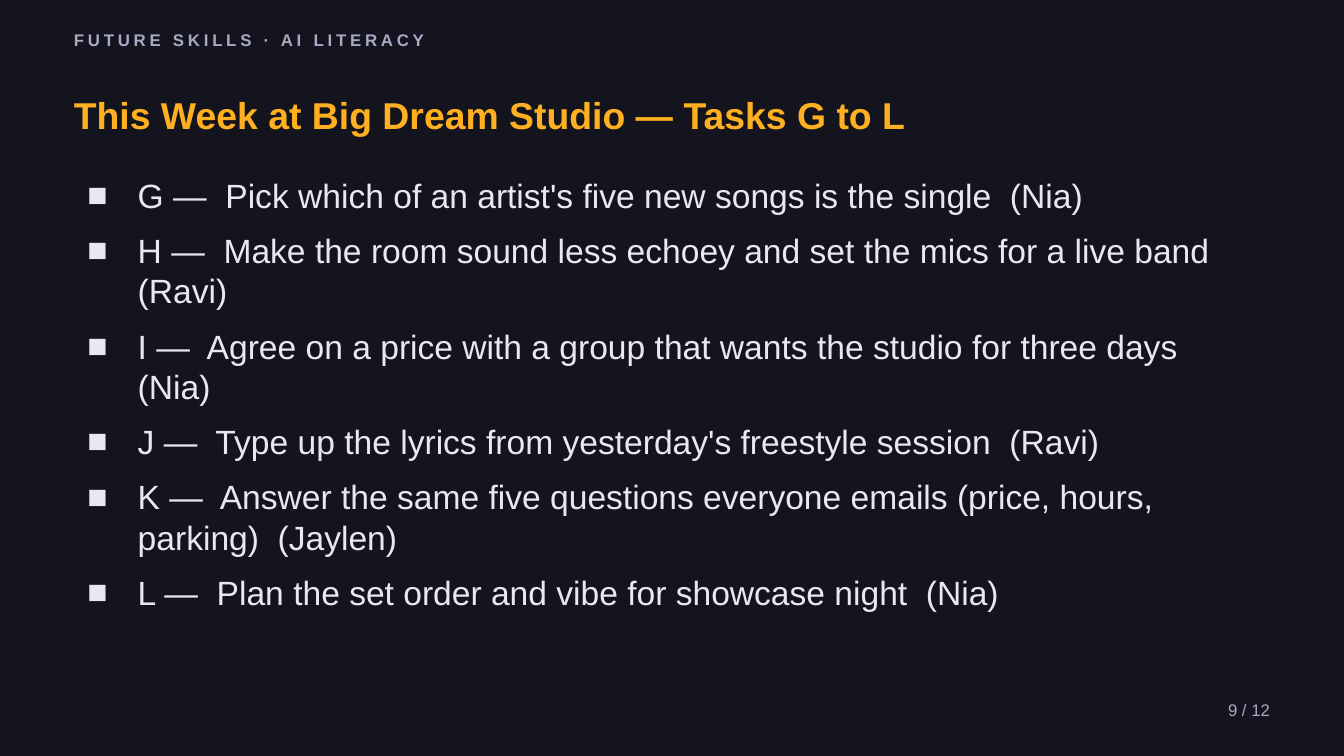
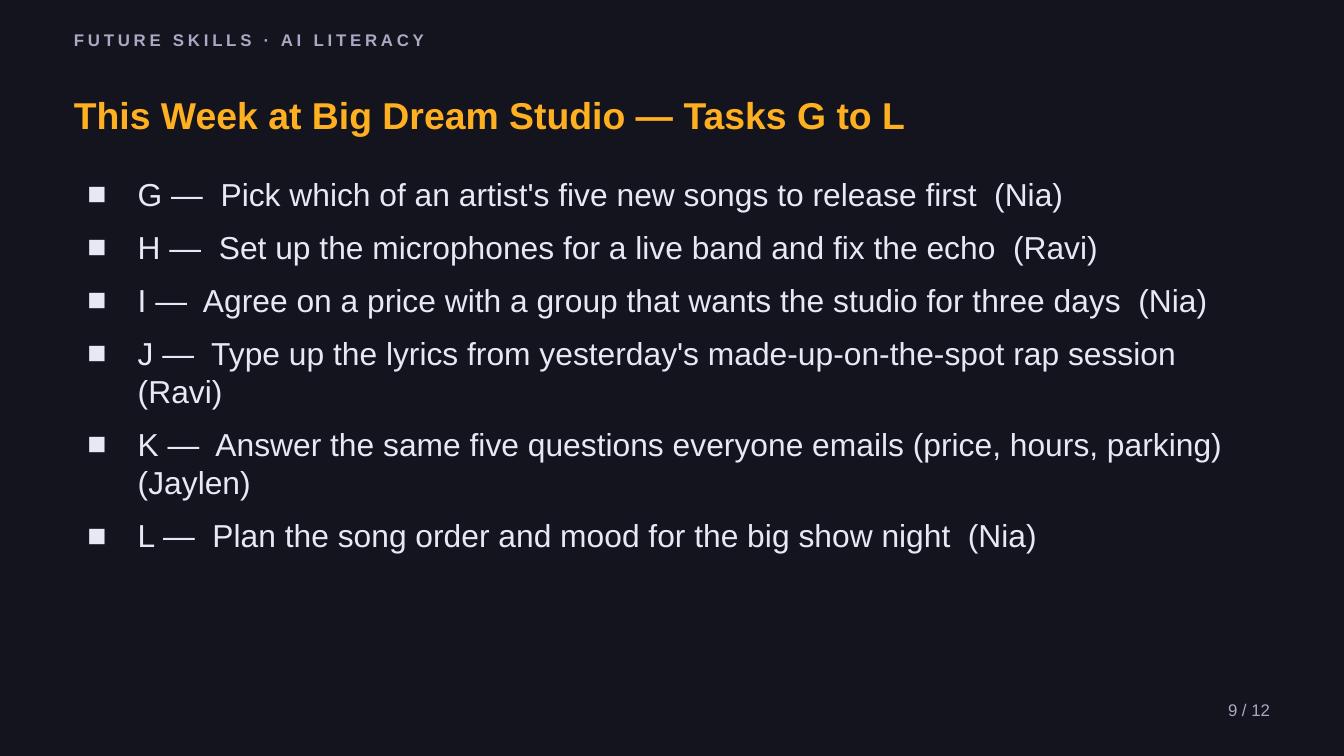
Before and after one commit to phiunit/tptphi, a slide deck: slide 9 of products/ai-boring-work/dist/Robots Do the Boring Work - Slides.pptx. Drawn at 1344x756 pixels with LibreOffice and Linux fonts; fonts in the diff are those of the drawing. Boxes give left, top, right and bottom in pixels: in the first picture for what was removed or moved away, otherwise in the second. Text is boxed around its words. In the diff, an @@ line names an element or a change of style, - is before the commit and + after.

```diff
--- a/products/ai-boring-work/dist/Robots Do the Boring Work - Slides.pptx
+++ b/products/ai-boring-work/dist/Robots Do the Boring Work - Slides.pptx
@@ text at <box>138,183,1098,265</box>: text changed; size 18 to 17 pt @@
-■ G — Pick which of an artist's five new songs is the single (Nia)
-■ H — Make the room sound less echoey and set the mics for a live band (Ravi)
+■ G — Pick which of an artist's five new songs to release first (Nia)
+■ H — Set up the microphones for a live band and fix the echo (Ravi)
@@ text at <box>138,289,1222,500</box>: size 18 to 17 pt in "I — Agree on a price with ...", "K — Answer the same five questions ..." @@
@@ text at <box>138,342,1176,409</box>: text changed; size 18 to 17 pt @@
-■ J — Type up the lyrics from yesterday's freestyle session (Ravi)
+■ J — Type up the lyrics from yesterday's made-up-on-the-spot rap session (Ravi)
@@ text at <box>138,524,1037,553</box>: text changed; size 18 to 17 pt @@
-■ L — Plan the set order and vibe for showcase night (Nia)
+■ L — Plan the song order and mood for the big show night (Nia)
```
Also in this commit, not shown: 11 other slides changed, 32 other files.
